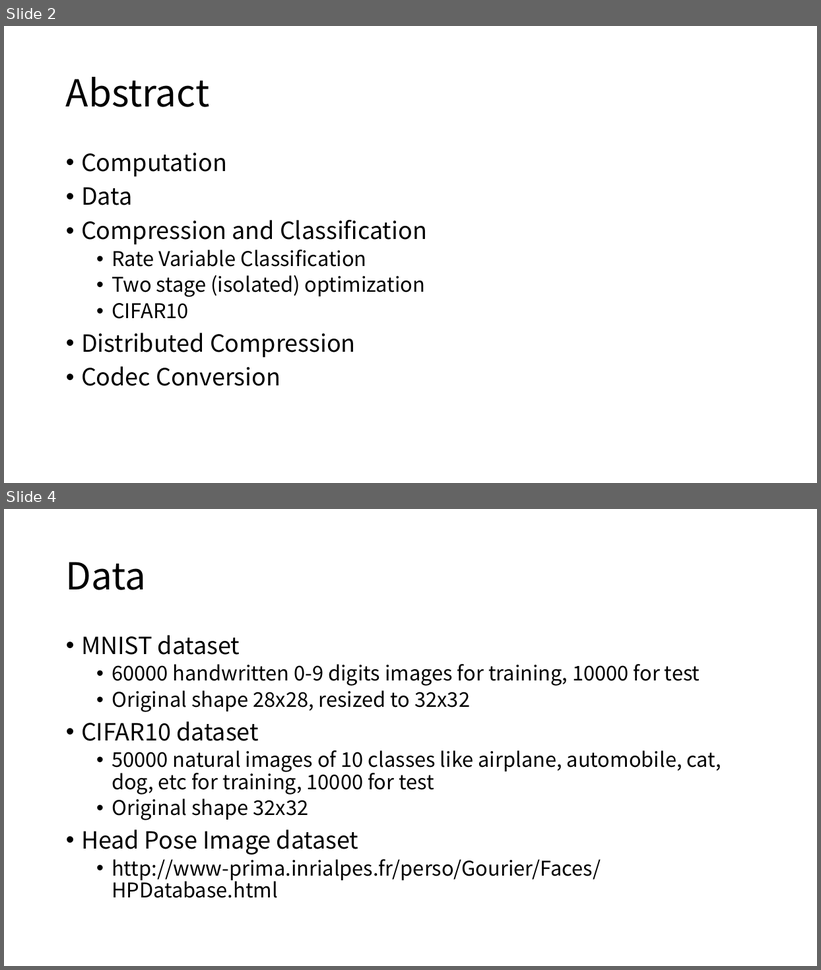
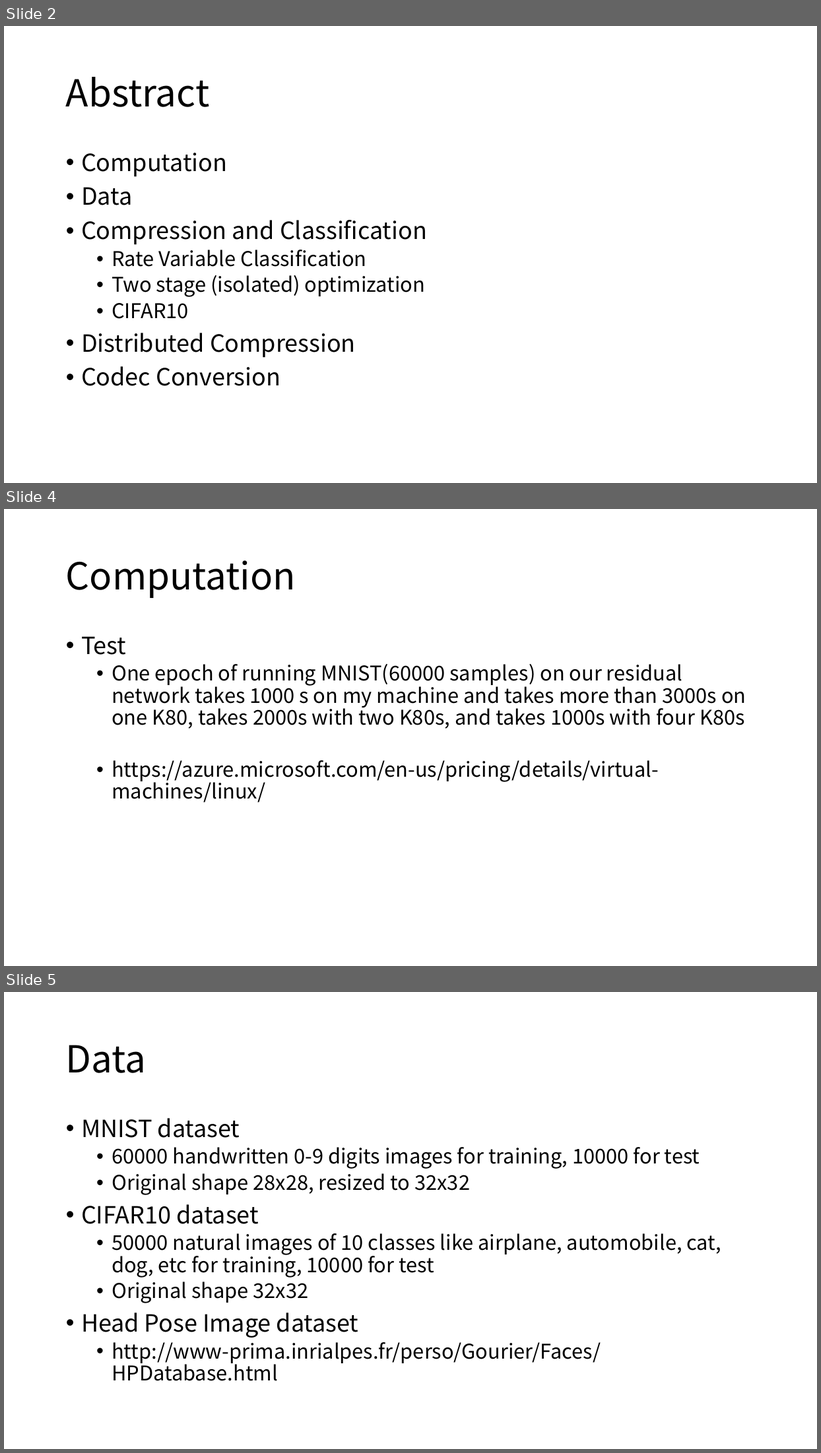
Before and after one commit to diaoenmao/Research, a slide deck: doc/Report/ongoing.pptx. Shown one above the other, each under a label of ours: slides 2 and 4 before the commit, slides 2, 4 and 5 after it; the slides between them are not shown. The pictures are 821x970 and 821x1453 pixels, drawn with LibreOffice and Linux fonts; fonts in the diff are those of the drawing. Boxes give left, top, right and bottom in pixels: in the first picture for what was removed or moved away, otherwise in the second. Text is boxed around its words. In the diff, an @@ line names an element or a change of style, - is before the commit and + after.

```diff
--- a/doc/Report/ongoing.pptx
+++ b/doc/Report/ongoing.pptx
@@ slide 4 added at (4, 509, 817, 966), background #FFFFFF @@
@@ title added at (66, 560, 296, 598), 44 pt, text #000000 @@
+Computation
@@ text added at (81, 636, 746, 803), 24 pt, text #000000 @@
+• Test
+  • One epoch of running MNIST(60000 samples) on our residual network takes 1000 s on my machine and takes more than 3000s on one K80, takes 2000s with two K80s, and takes 1000s with four K80s
+  • https://azure.microsoft.com/en-us/pricing/details/virtual-machines/linux/
@@ what was slide 4 is now slide 5 @@
```
Also in this commit, not shown: 3 slides changed.
